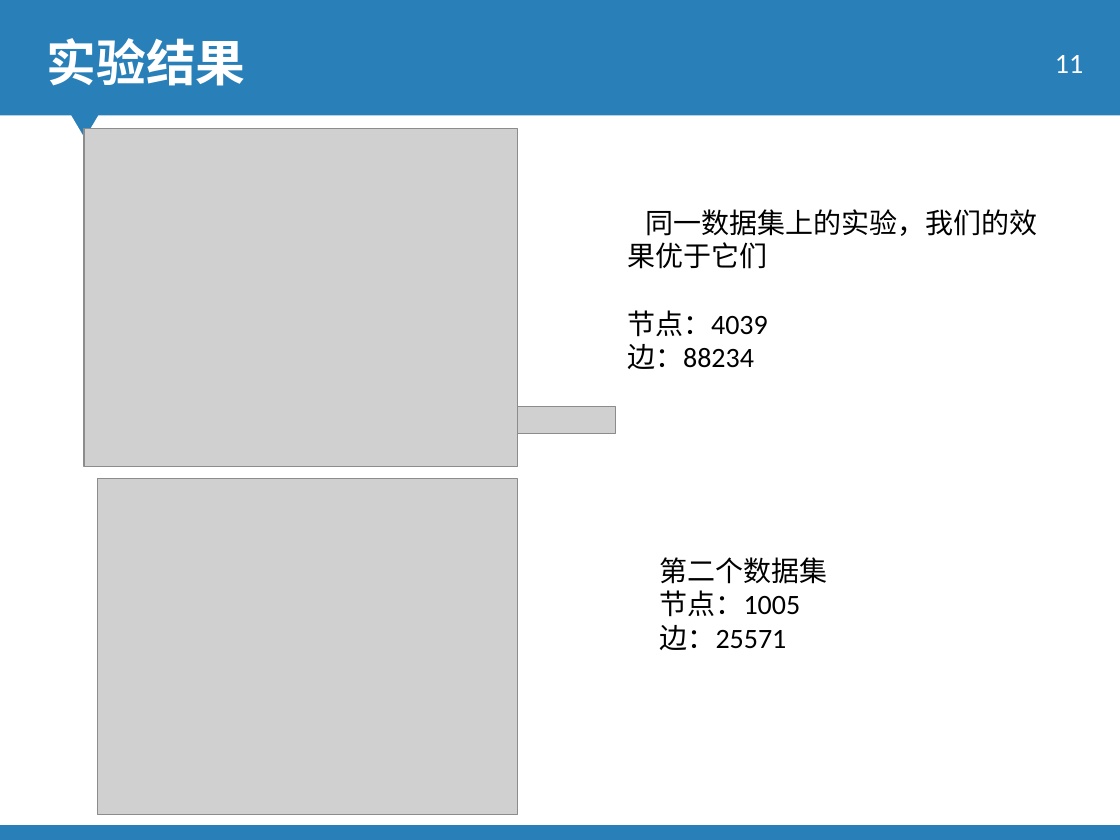
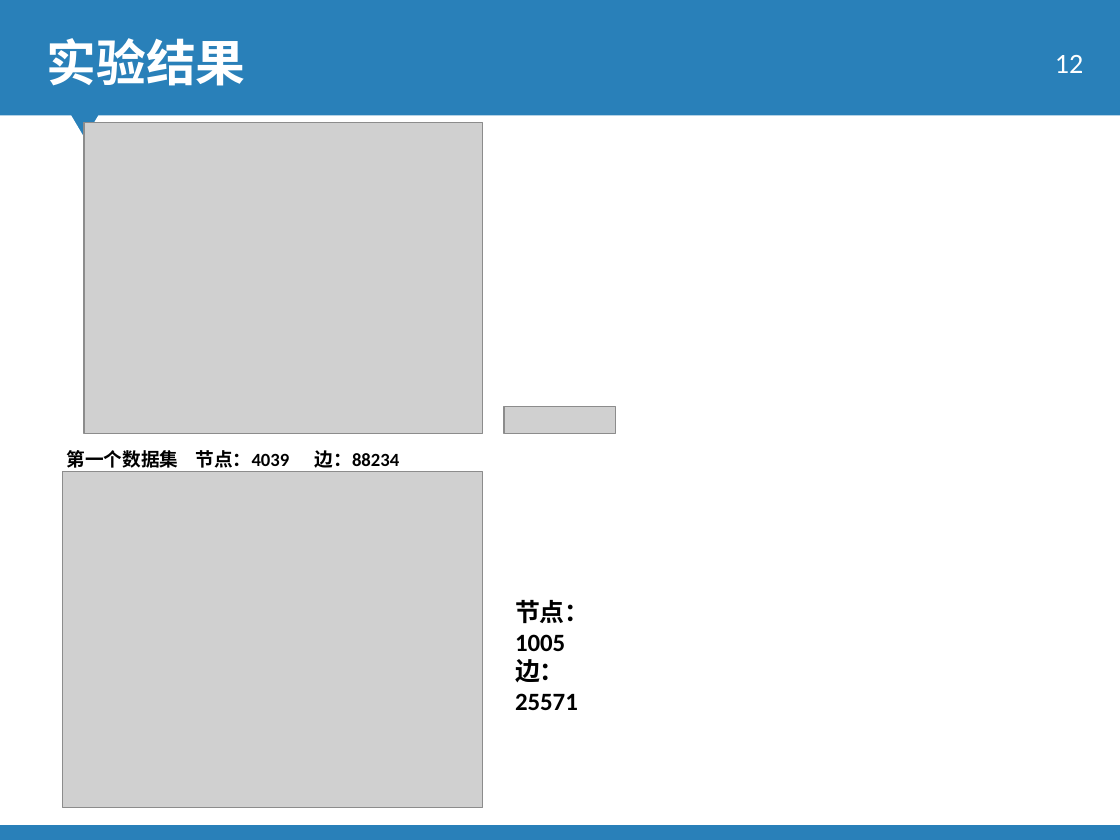
Before and after one commit to 15779235038/mypaper, a slide deck: slide 12 of jarden_center/main_code/single-multiple-source/baseon_setCover/第二周 (2).pptx (slide 11 before the commit). Drawn at 1120x840 pixels with LibreOffice and Linux fonts; fonts in the diff are those of the drawing; grey boxes stand for pictures; background and template pictures are left out. Boxes give left, top, right and bottom in pixels: in the first picture for what was removed or moved away, otherwise in the second. Text is boxed around its words. In the diff, an @@ line names an element or a change of style, - is before the commit and + after.

```diff
--- a/jarden_center/main_code/single-multiple-source/baseon_setCover/第二周 (2).pptx
+++ b/jarden_center/main_code/single-multiple-source/baseon_setCover/第二周 (2).pptx
@@ page number at bbox=[1055, 55, 1083, 73]: text changed @@
-11
+12
@@ picture: place and size @@
-picture at bbox=[84, 129, 517, 467]
+picture at bbox=[84, 122, 483, 433]
@@ picture: place and size @@
-picture at bbox=[97, 478, 517, 814]
+picture at bbox=[63, 472, 483, 808]
@@ text at bbox=[67, 450, 400, 472]: text changed; size 18 to 12 pt; bold on @@
-同一数据集上的实验，我们的效果优于它们
-节点：4039
-边：88234
+第一个数据集 节点：4039 边：88234
@@ text "节点：1005": place and size @@
-text "节点：1005" at bbox=[660, 557, 828, 650]
+text "节点：1005" at bbox=[515, 600, 589, 710]
@@ text "节点：1005" at bbox=[515, 600, 589, 710]: size 18 to 16 pt, bold on @@
@@ text at bbox=[660, 557, 828, 584]: paragraph removed @@
-第二个数据集
```
Also in this commit, not shown: 4 other slides changed, 1 slide added, 13 other files.
